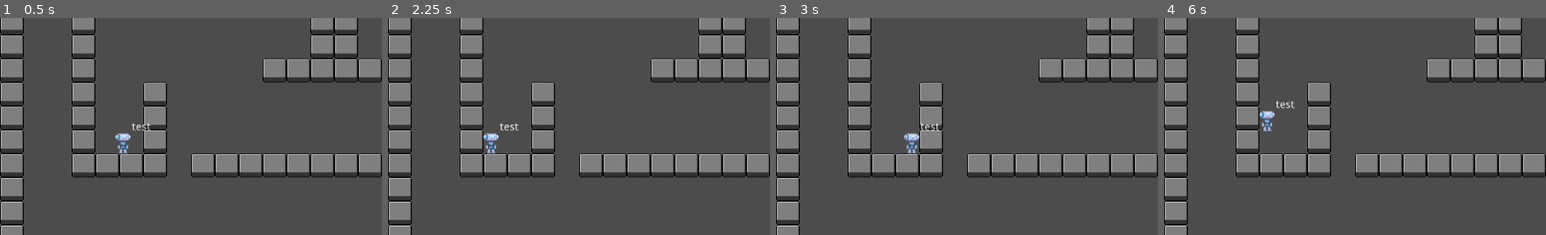
Above: before the commit, frames 1-4 (left to right).
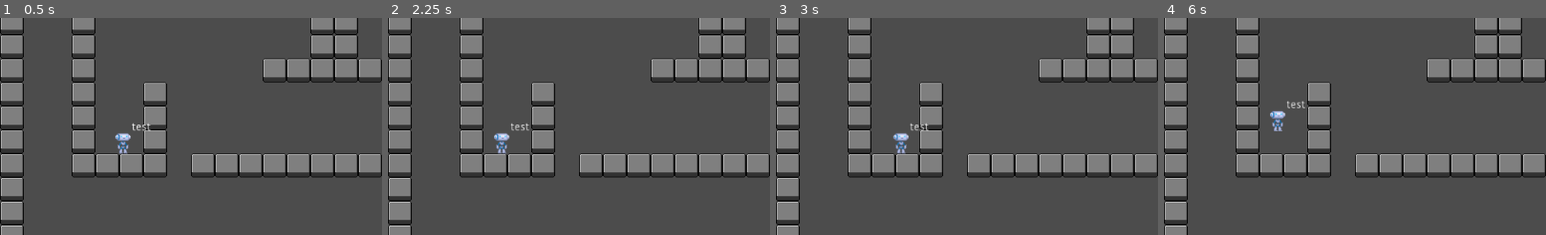
Above: after the commit, the same moments.

Repository: KateNol/StartProjektSemester1
Game: Godot game, scene res://src/levels/Map.tscn
Two runs of this game, one before a commit and one after it. Both use one fixed random seed, a clock stepped at 60 frames per second and the inputs below. The project has no main scene, so this scene is started directly.
Inputs:
- Up to frame 1 (0.5 s): no input
- Up to frame 2 (2.25 s): hold D (move_right) 0.53-2.03 s; tap Space (jump) at 0.77, 1.52 s; hold A (move_left) from 2.03 s (still down)
- Up to frame 3 (3 s): tap Enter at 2.75 s; release A (move_left) at 2.78 s; hold D (move_right) from 2.78 s (still down)
- Up to frame 4 (6 s): tap Space (jump) at 3.02, 3.77, 4.52, 5.75 s; release D (move_right) at 4.28 s; hold A (move_left) 4.28-5.03 s; hold D (move_right) 5.03-5.78 s; hold A (move_left) from 5.78 s (still down)
The pictures show only the part of the screen within x 0-50%, y 40-90%; the shares and areas given below are measured in that part.

Frame 1 is identical in both runs. In frame 2, 0.6% of the frame differs, in the area x 25-37%, y 48-63%; in frame 3, 0.6%; in frame 4, 0.6%, in the area x 25-37%, y 38-53%.

Commit message:
added acceleration and friction in order to make player movement feel more natural.

Diff:
--- a/src/actors/Player.gd
+++ b/src/actors/Player.gd
@@ -7,6 +7,10 @@
 var move_speed : int = 32*8/.8
 var jump_speed : int = -960
 var gravity : int = 2400
+
+# keep these values between 0-1
+var friction : float = 0.25
+var acceleration : float = 0.1
 
 var jump_edge_tolerance : float = .1
 var time_since_last_grounded : float
@@ -45,7 +49,13 @@
 func _physics_process(delta):
 	input_process(delta)
 
-	velocity.x = direction.x * move_speed
+	# velocity.x = direction.x * move_speed
+	if direction.x != 0:
+		velocity.x = lerp(velocity.x, direction.x * move_speed, acceleration)
+	else:
+		velocity.x = lerp(velocity.x, 0, friction)
+
+
 	velocity.y += gravity * delta
 
 	time_since_last_grounded += delta
